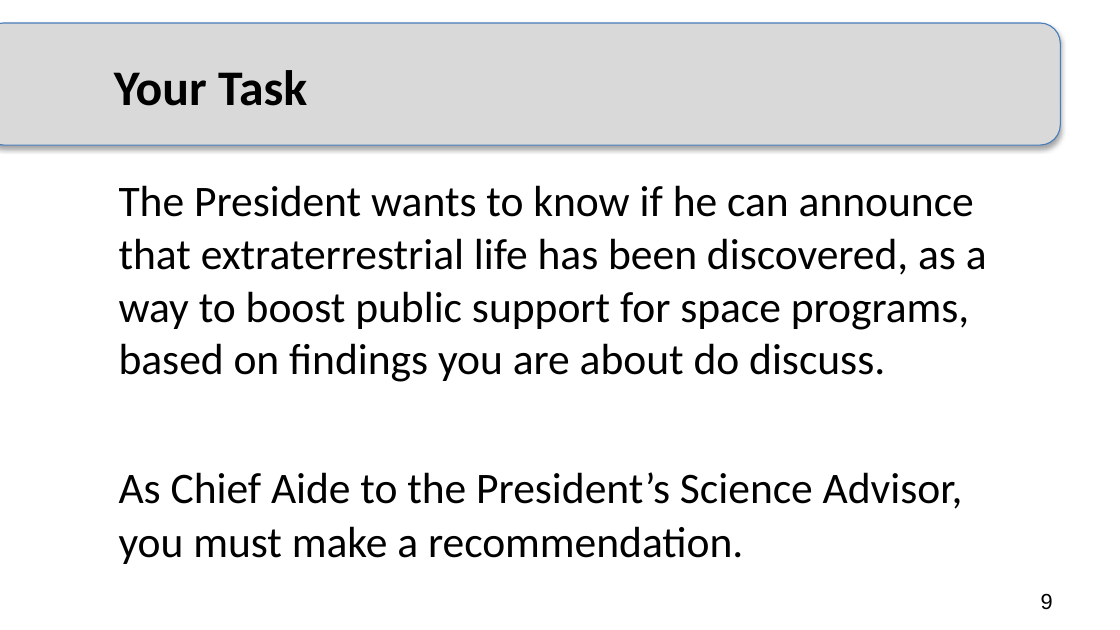
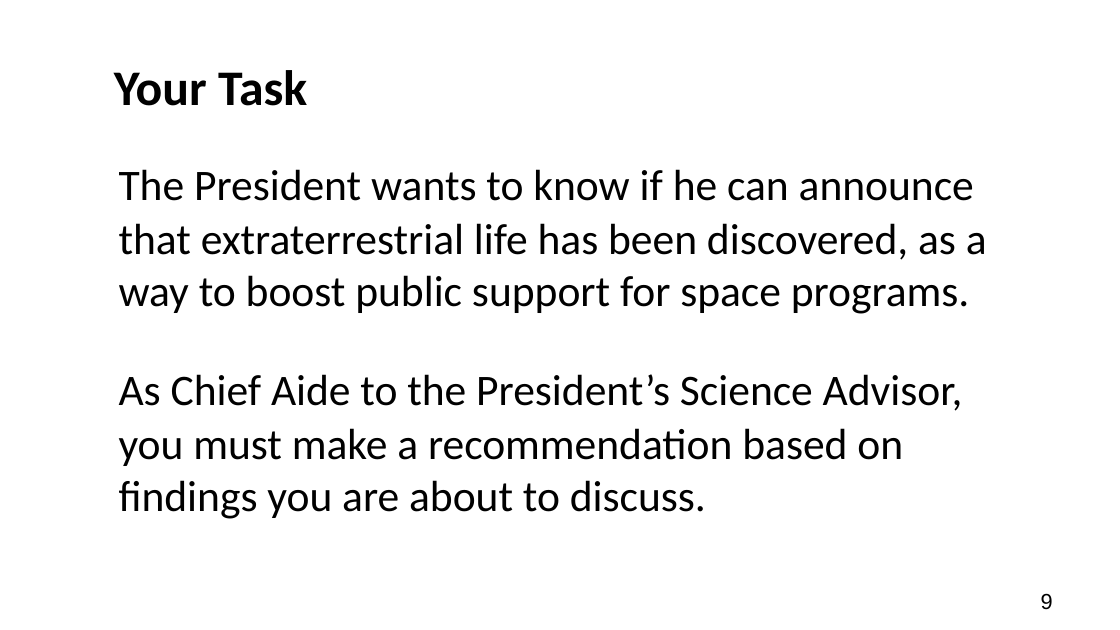
Before and after one commit to adanieljohnson/NTC2024, a slide deck: slide 9 of docs/downloads/Case-What_Is_Life_annotated.pptx. Drawn at 1120x630 pixels with LibreOffice and Linux fonts; fonts in the diff are those of the drawing. Boxes give left, top, right and bottom in pixels: in the first picture for what was removed or moved away, otherwise in the second. Text is boxed around its words. In the diff, an @@ line names an element or a change of style, - is before the commit and + after.

```diff
--- a/docs/downloads/Case-What_Is_Life_annotated.pptx
+++ b/docs/downloads/Case-What_Is_Life_annotated.pptx
@@ rounded rectangle removed at box(0, 24, 1060, 146) @@
@@ text at box(119, 169, 987, 519): text changed @@
-The President wants to know if he can announce that extraterrestrial life has been discovered, as a way to boost public support for space programs, based on findings you are about do discuss.
-As Chief Aide to the President’s Science Advisor, you must make a recommendation.
+The President wants to know if he can announce that extraterrestrial life has been discovered, as a way to boost public support for space programs.
+As Chief Aide to the President’s Science Advisor, you must make a recommendation based on findings you are about to discuss.
```
Also in this commit, not shown: 19 other slides changed, 1 slide added, 2 other files.
